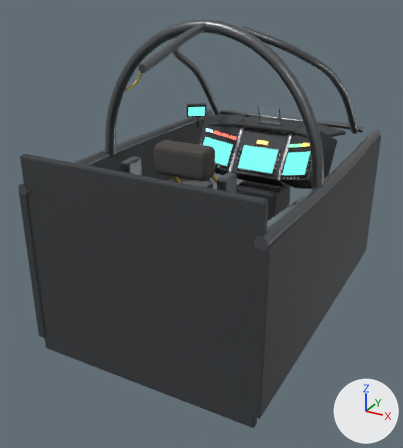
The OBJ model Games/KestrelFrontier/Models/Cockpit.obj as it was, and as the next commit left it.
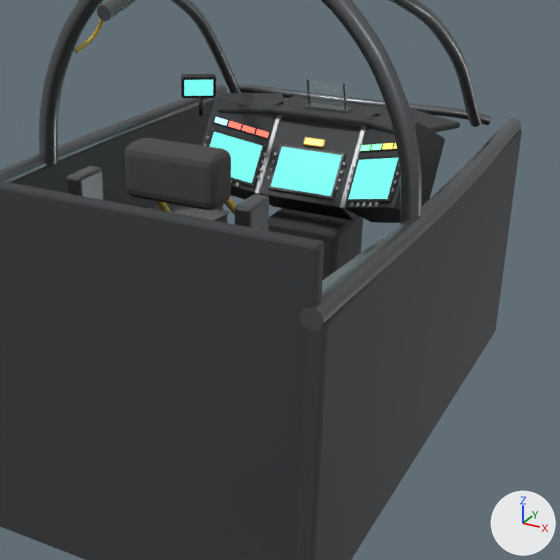
Each version appears first whole from a 50 mm lens placed at (1.35, -2.55, 0.76), pointed at (-0.09, 0.08, -0.55), and next in a close-up on the part from 21% to 100% of the width and 14% to 85% of the height. Every picture has the same lights, and +X, +Y and +Z are marked at lower right. The last two pictures show the newer version. Where no turn or scale is listed for an object, it has been applied to the vertices. Vertices at exactly the same position are counted once.

In view in the first close-up: 'Cockpit'.
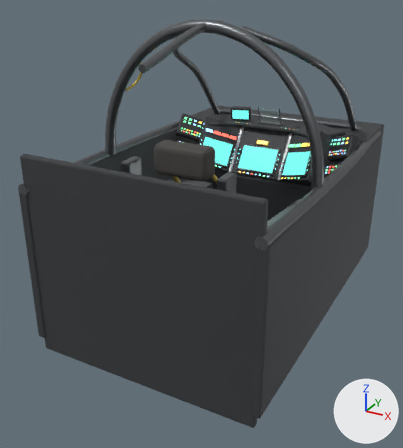
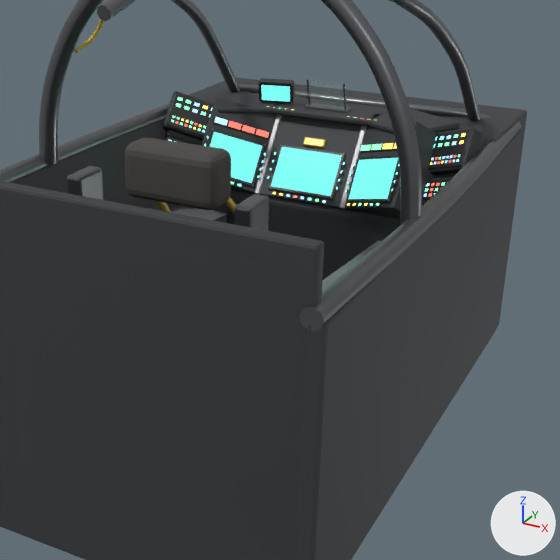
Diff of the bpy script that builds the scene:
```diff
--- a/Games/KestrelFrontier/Models/Cockpit.obj.py
+++ b/Games/KestrelFrontier/Models/Cockpit.obj.py
@@ me_cockpit @@
-me_cockpit.from_pydata(...)  # 7816 vertices, 14904 faces; spans x -0.67..0.67, y -0.75..1.16, z -1.1..0.58
+me_cockpit.from_pydata(...)  # 9806 vertices, 17696 faces; spans x -0.67..0.67, y -0.75..1.3, z -1.1..0.58
+# me_cockpit part 1: the loose piece of 56 vertices spanning x -0.53..-0.41, y 0.64..0.73, z -0.09..0.0 is multiplied about its middle by the matrix ((2.345, 1.462, 0.0), (-0.308, 0.494, 0.528), (0.572, -0.917, 4.834)), then moved by (0.47, -0.03, -0.67)
+# me_cockpit part 2: the loose piece of 96 vertices spanning x -0.59..-0.31, y -0.4..0.64, z -0.63..-0.43 is copied, and the copy is multiplied about its middle by the matrix ((0.583, 0.02, 0.252), (0.323, 0.053, -0.313), (-0.224, 0.129, 0.204)), then moved by (-0.07, 0.6, 0.35); it spans x -0.61..-0.42, y 0.62..0.82, z -0.28..-0.08
+# me_cockpit part 3: the loose piece of 56 vertices spanning x -0.54..-0.41, y 0.65..0.75, z -0.09..0.0 is multiplied about its middle by the matrix ((1.692, -0.823, -0.338), (-0.486, 1.828, 1.044), (0.488, -1.509, 0.628)), then moved by (-0.06, 0.02, -0.2)
+# me_cockpit part 4: 6 loose pieces with 124 vertices, spanning x -0.52..0.15, y 0.61..0.91, z -1.0..-0.01, are deleted
+# me_cockpit part 5: 46 vertices moved from x -0.48..0.37, y 0.53..0.71, z -0.38..-0.16 to x -0.48..0.37, y 0.53..0.72, z -0.38..-0.16; 143 vertices removed from x -0.48..0.32, y 0.53..0.72, z -0.39..-0.05; 1753 vertices added at x -0.64..0.64, y -0.07..1.3, z -1.06..-0.02
+# me_cockpit part 6: 427 faces spanning x -0.38..0.38, y 0.52..0.69, z -0.38..-0.2 switch from mat_trim (grey #999b9e) to mat_bezel (black #27292c)
+# other edits to the shape of me_cockpit do not show in these pictures
 me_cockpit.materials.append(mat_panel)
@@ me_cockpit @@
 me_cockpit.materials.append(mat_lamp_thr9)
+me_cockpit.materials.append(mat_lamp_key)  # dark grey #303030, glowing cyan #7cfff3
+me_cockpit.materials.append(mat_lamp_indr2)  # dark grey #303030, glowing red #ff6150
+me_cockpit.materials.append(mat_lamp_indr0)  # dark grey #303030, glowing red #ff6150
+me_cockpit.materials.append(mat_lamp_indg1)  # dark grey #303030, glowing green #7cffaa
+me_cockpit.materials.append(mat_lamp_indc2)  # dark grey #303030, glowing cyan #7cfff3
+me_cockpit.materials.append(mat_lamp_indg3)  # dark grey #303030, glowing green #7cffaa
+me_cockpit.materials.append(mat_lamp_indc3)  # dark grey #303030, glowing cyan #7cfff3
+me_cockpit.materials.append(mat_lamp_inda2)  # dark grey #303030, glowing orange #ffcb59
+me_cockpit.materials.append(mat_lamp_inda3)  # dark grey #303030, glowing orange #ffcb59
+me_cockpit.materials.append(mat_lamp_inda0)  # dark grey #303030, glowing orange #ffcb59
+me_cockpit.materials.append(mat_lamp_indg0)  # dark grey #303030, glowing green #7cffaa
+me_cockpit.materials.append(mat_lamp_indg2)  # dark grey #303030, glowing green #7cffaa
+me_cockpit.materials.append(mat_lamp_indb1)  # dark grey #303030, glowing blue #95cbff
+me_cockpit.materials.append(mat_lamp_indr3)  # dark grey #303030, glowing red #ff6150
+me_cockpit.materials.append(mat_lamp_indb0)  # dark grey #303030, glowing blue #95cbff
+me_cockpit.materials.append(mat_lamp_indb2)  # dark grey #303030, glowing blue #95cbff
+me_cockpit.materials.append(mat_lamp_indb3)  # dark grey #303030, glowing blue #95cbff
+me_cockpit.materials.append(mat_lamp_indc1)  # dark grey #303030, glowing cyan #7cfff3
+me_cockpit.materials.append(mat_lamp_inda1)  # dark grey #303030, glowing orange #ffcb59
+me_cockpit.materials.append(mat_lamp_indr1)  # dark grey #303030, glowing red #ff6150
+me_cockpit.materials.append(mat_lamp_indc0)  # dark grey #303030, glowing cyan #7cfff3
```

Location of each change, [x1, y1, x2, y2] in pixels of the close-ups (560 x 560 px; the box of a moved part takes in the faces that stretch with it):
'Cockpit', reshaped
    before: [0, 0, 522, 560]
    after: [0, 0, 527, 560]
part 1 of me_cockpit, moved or reshaped (not visible afterwards)
    before: [181, 76, 216, 98]
part 2 of me_cockpit, added
    after: [163, 91, 214, 141]
part 3 of me_cockpit, moved or reshaped
    before: [181, 74, 216, 76]
    after: [165, 130, 203, 145]
part 4 of me_cockpit, deleted
    before: [182, 78, 363, 280]
part 5 of me_cockpit, built on
    before: [199, 98, 394, 207]
    after: [166, 77, 527, 329]
part 6 of me_cockpit, recoloured
    before: [204, 137, 399, 206]
    after: [237, 155, 399, 204]
